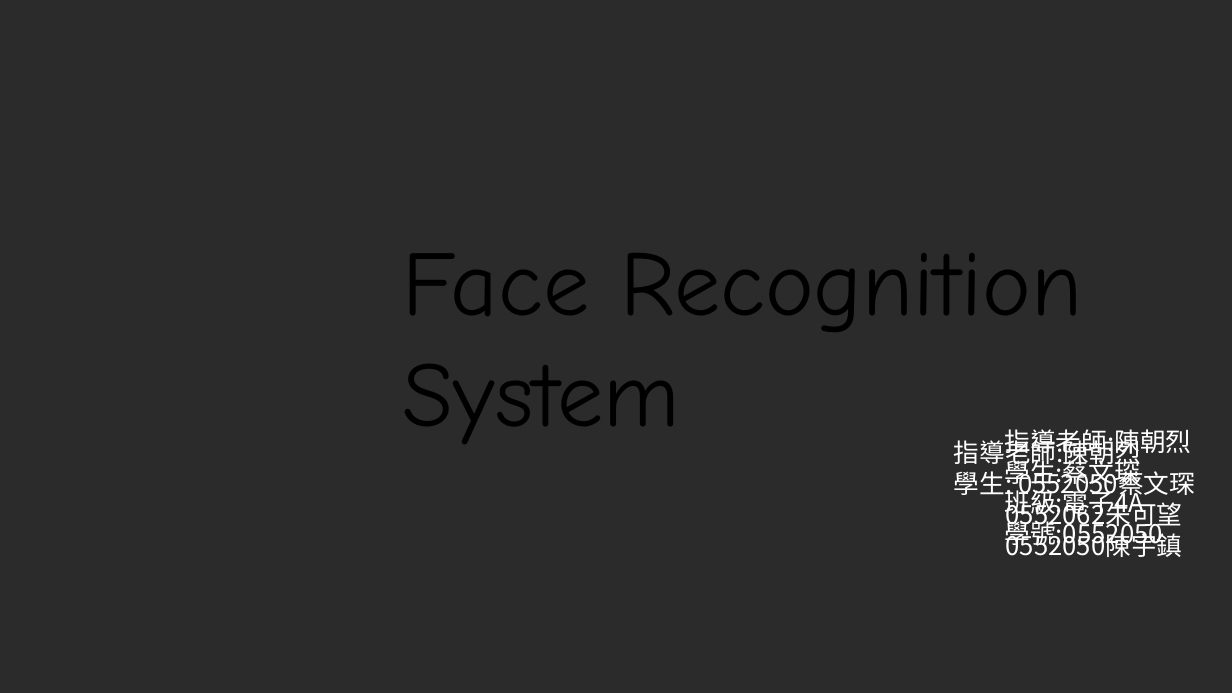
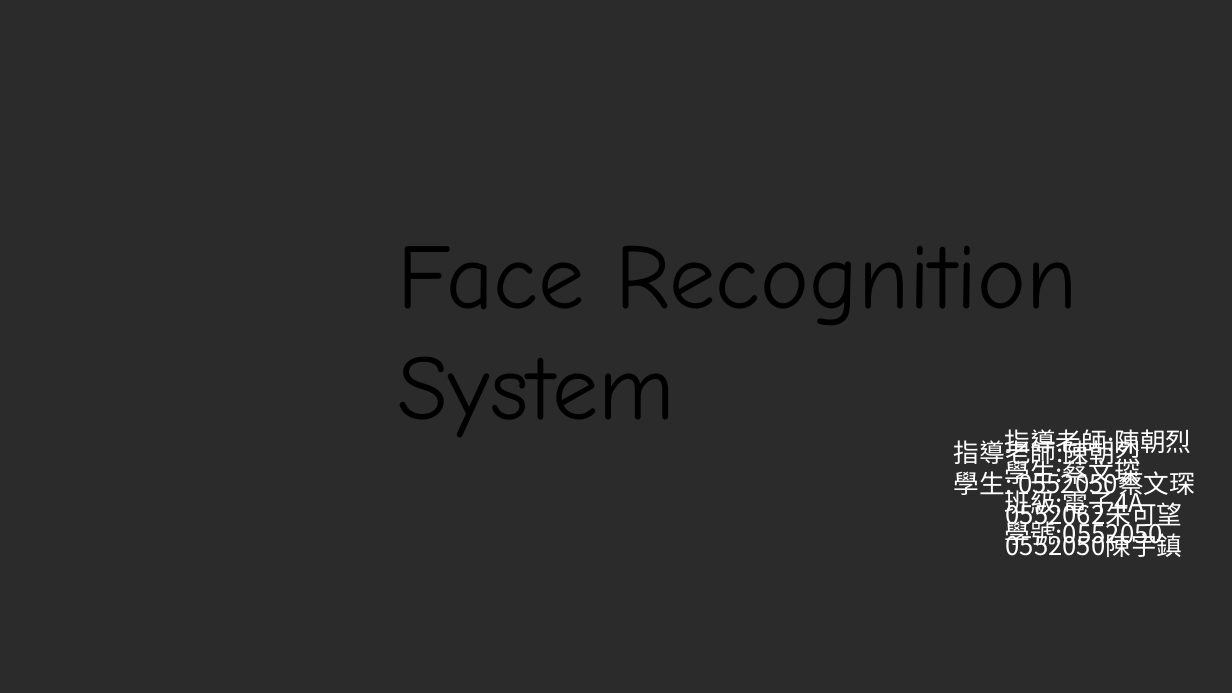
Before and after one commit to wasteee/Embedded-Image-Processing-final, a slide deck: slide 1 of IP_FRS.pptx. Drawn at 1232x693 pixels with LibreOffice and Linux fonts; fonts in the diff are those of the drawing; background and template pictures are left out; a plain dark background stands for a picture behind light text. Boxes give left, top, right and bottom in pixels: in the first picture for what was removed or moved away, otherwise in the second. Text is boxed around its words. In the diff, an @@ line names an element or a change of style, - is before the commit and + after.

```diff
--- a/IP_FRS.pptx
+++ b/IP_FRS.pptx
@@ text "Face Recognition System": place and size @@
-text "Face Recognition System" at [403,253,1082,444]
+text "Face Recognition System" at [398,246,1077,437]
```
Also in this commit, not shown: 8 other slides changed, 10 slides added, 1 slide removed.
